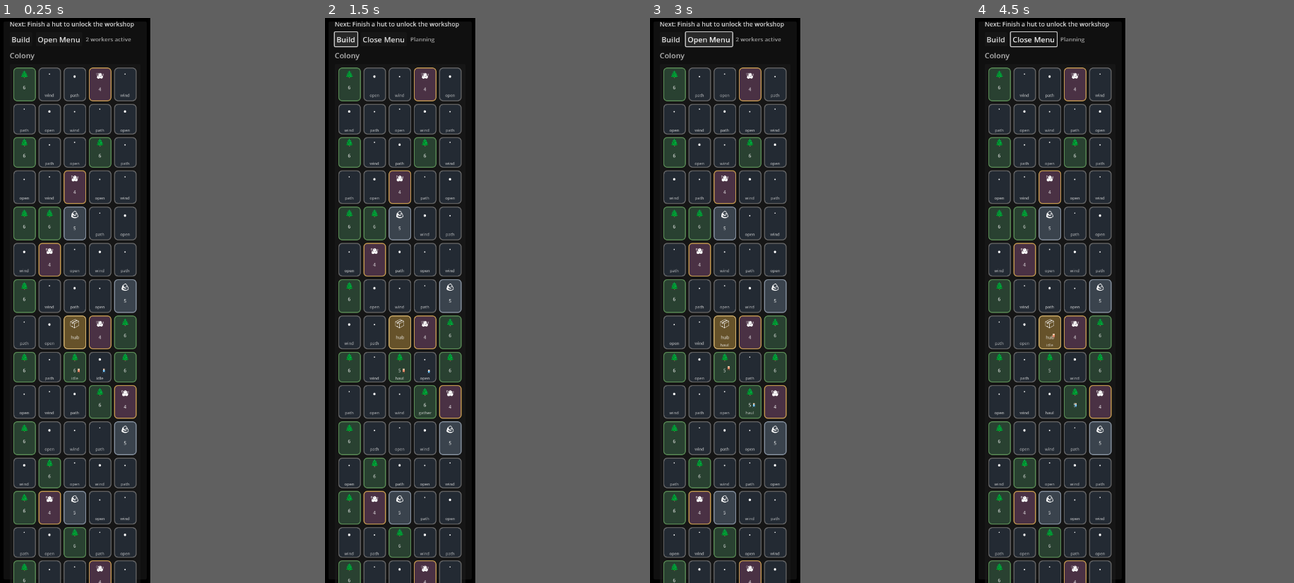
Above: before the commit, frames 1-4 (left to right).
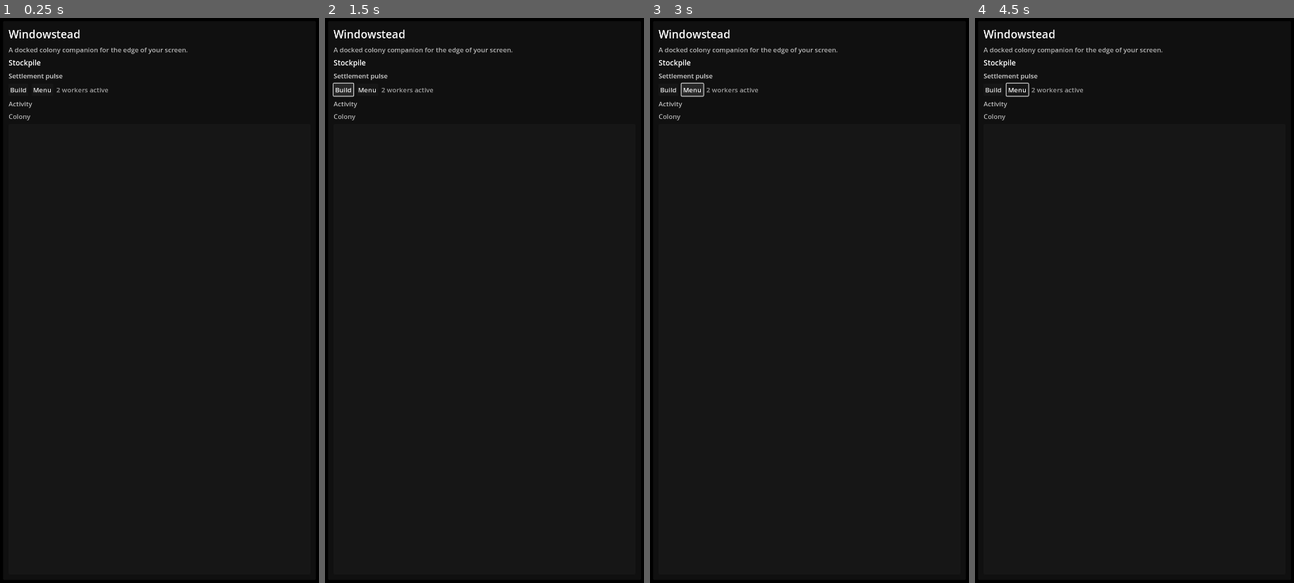
Above: after the commit, the same moments.

Repository: misospace/windowstead
Game: Godot game, scene res://scenes/main.tscn
Same seed, same stepped clock (60 frames per second), same inputs: the game is played once before the commit and once after it.
Inputs (mouse positions are in pixels of both pictures, inside the frame that each line leads up to):
- Up to frame 1 (0.25 s): no input
- Up to frame 2 (1.5 s): click "Build" at 0.5 s; click "Build" at 1.25 s
- Up to frame 3 (3 s): click "Build" at 2 s; click "Close Menu" (after the commit: "Menu") at 2.75 s
- Up to frame 4 (4.5 s): click "Open Menu" (after the commit: "Menu") at 3.5 s; move the mouse to (1083, 272) at 4.27 s; click (1083, 272) at 4.42 s
In our replay, the window is 213x800 before the commit and 452x800 after it. These sizes can differ from the game's own. Grey fills any space a smaller window leaves; there, only what the larger window draws over its background counts as a difference.

The runs differ from the first frame. In frame 1, 31% of the frame differs, in the area x 2-59%, y 0-100%; in frame 2, 31%; in frame 3, 31%; in frame 4, 31%.
Error after the commit: Parse Error: There is already a variable named "focus_mode_btn" declared in this scope. (res://scripts/main.gd:145)

Commit message:
fix: add focus mode and zoom controls to settings (partial)

Diff:
--- a/scripts/main.gd
+++ b/scripts/main.gd
@@ -112,6 +112,64 @@
 	update_menu_button_text()
 	render_all()
 
+	# Focus Mode and Zoom Controls (Issue #19)
+	var focus_mode_btn := CheckButton.new()
+	focus_mode_btn.text = "Focus Mode"
+	focus_mode_btn.button_pressed = settings.get('focus_mode', false)
+	focus_mode_btn.toggled.connect(func(val):
+		settings['focus_mode'] = val
+		save_settings()
+		if tick_timer:
+			tick_timer.wait_time = tick_seconds_for_setting()
+	)
+	settings_panel.add_child(focus_mode_btn)
+
+	var zoom_label := Label.new()
+	zoom_label.text = "Zoom: " + str(round(settings.get('zoom_factor', 1.0) * 100) / 100.0)
+	settings_panel.add_child(zoom_label)
+
+	var zoom_slider := HSlider.new()
+	zoom_slider.min_value = 0.5
+	zoom_slider.max_value = 2.0
+	zoom_slider.step = 0.1
+	zoom_slider.value = settings.get('zoom_factor', 1.0)
+	zoom_slider.value_changed.connect(func(val):
+		settings['zoom_factor'] = val
+		save_settings()
+		zoom_label.text = "Zoom: " + str(round(val * 100) / 100.0)
+		if tick_timer:
+			tick_timer.wait_time = tick_seconds_for_setting()
+	)
+	settings_panel.add_child(zoom_slider)
+	# Focus Mode and Zoom Controls (Issue #19)
+	var focus_mode_btn := CheckButton.new()
+	focus_mode_btn.text = "Focus Mode"
+	focus_mode_btn.button_pressed = settings.get('focus_mode', false)
+	focus_mode_btn.toggled.connect(func(val):
+		settings['focus_mode'] = val
+		save_settings()
+		if tick_timer:
+			tick_timer.wait_time = tick_seconds_for_setting()
+	)
+	settings_panel.get_node("SettingsMargin/SettingsBox").add_child(focus_mode_btn)
+
+	var zoom_label := Label.new()
+	zoom_label.text = "Zoom: " + str(round(settings.get('zoom_factor', 1.0) * 100) / 100.0)
+	settings_panel.get_node("SettingsMargin/SettingsBox").add_child(zoom_label)
+
+	var zoom_slider := HSlider.new()
+	zoom_slider.min_value = 0.5
+	zoom_slider.max_value = 2.0
+	zoom_slider.step = 0.1
+	zoom_slider.value = settings.get('zoom_factor', 1.0)
+	zoom_slider.value_changed.connect(func(val):
+		settings['zoom_factor'] = val
+		save_settings()
+		zoom_label.text = "Zoom: " + str(round(val * 100) / 100.0)
+		if tick_timer:
+			tick_timer.wait_time = tick_seconds_for_setting()
+	)
+	settings_panel.get_node("SettingsMargin/SettingsBox").add_child(zoom_slider)
 func configure_window() -> void:
 	keep_window_pinned()
 	apply_dock_position()
@@ -135,13 +193,15 @@
 		var available_height := dock_size.y - 110
 		var tile_px: int = min(int((available_width - gap * (grid_w - 1)) / grid_w), int((available_height - gap * (grid_h - 1)) / grid_h))
 		tile_px = clampi(tile_px, 40, 80)
-		tile_size = Vector2i(tile_px, tile_px)
+		var zoom := settings.get('zoom_factor', 1.0)
+		tile_size = Vector2i(int(tile_px * zoom), int(tile_px * zoom))
 	else:
 		var available_width := dock_size.x - 60
 		var available_height := dock_size.y - 120
 		var tile_px: int = min(int((available_width - gap * (grid_w - 1)) / grid_w), int((available_height - gap * (grid_h - 1)) / grid_h))
 		tile_px = clampi(tile_px, 48, 84)
-		tile_size = Vector2i(tile_px, tile_px)
+		var zoom := settings.get('zoom_factor', 1.0)
+		tile_size = Vector2i(int(tile_px * zoom), int(tile_px * zoom))
 
 func apply_anchor_geometry(dock_anchor: String) -> void:
 	anchor_family = "bottom" if dock_anchor == "bottom" else "side"
@@ -573,6 +633,16 @@
 	return summary
 
 func tick_seconds_for_setting() -> float:
+	var multiplier := 1.0
+	if settings.get('focus_mode', false):
+		multiplier = 2.5
+
+	match int(settings.get('tick_speed', 0)):
+		0: return (BASE_TICK_SECONDS * 1.6) * multiplier
+		1: return BASE_TICK_SECONDS * multiplier
+		2: return (BASE_TICK_SECONDS * 0.65) * multiplier
+	return BASE_TICK_SECONDS * multiplier
+func tick_seconds_for_setting() -> float:
 	match int(settings.get("tick_speed", 0)):
 		0:
 			return BASE_TICK_SECONDS * 1.6
